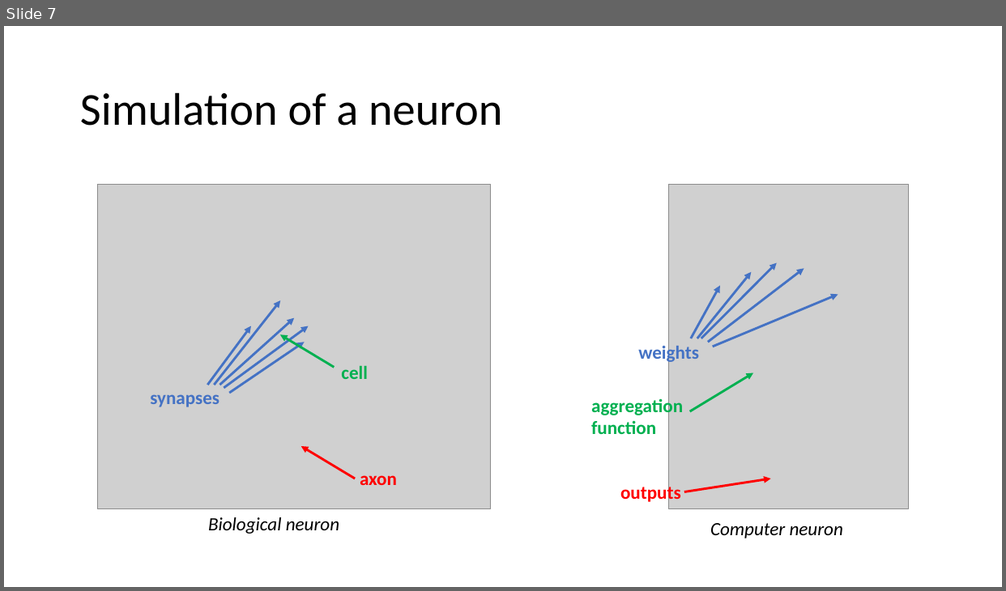
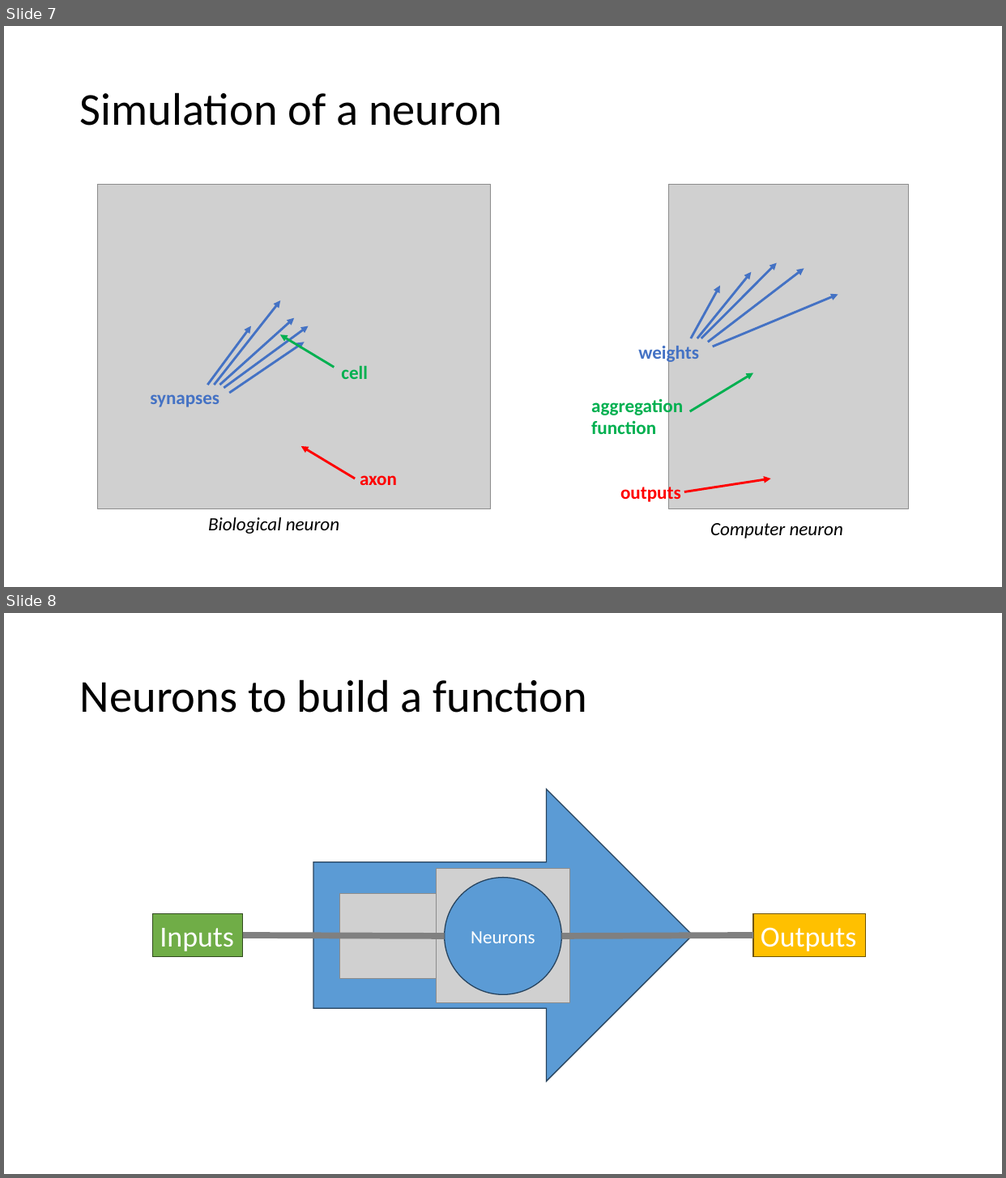
Before and after one commit to PRF-Development/DataAnalysisExtras, a slide deck: FromBiologyToComputers.pptx. Shown one above the other, each under a label of ours: slide 7 before the commit, slides 7 and 8 after it. The pictures are 1006x591 and 1006x1178 pixels, drawn with LibreOffice and Linux fonts; fonts in the diff are those of the drawing; grey boxes stand for pictures. Boxes give left, top, right and bottom in pixels: in the first picture for what was removed or moved away, otherwise in the second. Text is boxed around its words. In the diff, an @@ line names an element or a change of style, - is before the commit and + after.

Commit message:
neurons to build a function

```diff
--- a/FromBiologyToComputers.pptx
+++ b/FromBiologyToComputers.pptx
@@ slide 8 added at bbox=[4, 613, 1002, 1174], background #FFFFFF @@
@@ title added at bbox=[80, 679, 587, 713], 44 pt, text #000000 @@
+Neurons to build a function
@@ right arrow added at bbox=[314, 789, 692, 1082], fill #5B9BD5, outline #28445D 1 pt @@
@@ picture added at bbox=[436, 869, 570, 1003] @@
@@ ellipse added at bbox=[444, 877, 562, 995], fill #5B9BD5, outline #28445D 1 pt, 18 pt, text #FFFFFF @@
+Neurons
@@ picture added at bbox=[339, 894, 436, 979] @@
@@ rectangle added at bbox=[152, 914, 243, 956], fill #70AD47, outline #314C1F 1 pt, 28 pt, text #FFFFFF @@
+Inputs
@@ rectangle added at bbox=[753, 914, 866, 956], fill #FFC000, outline #705400 1 pt, 28 pt, text #FFFFFF @@
+Outputs
@@ line added from (243, 935) to (444, 936), #808080 6 pt @@
@@ line added from (562, 936) to (753, 935), #808080 6 pt @@
```
